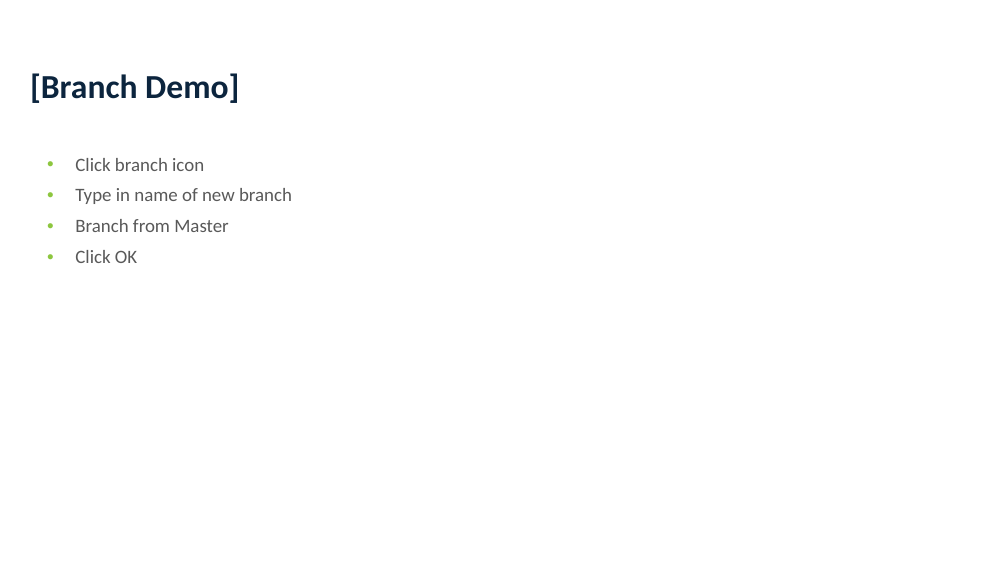
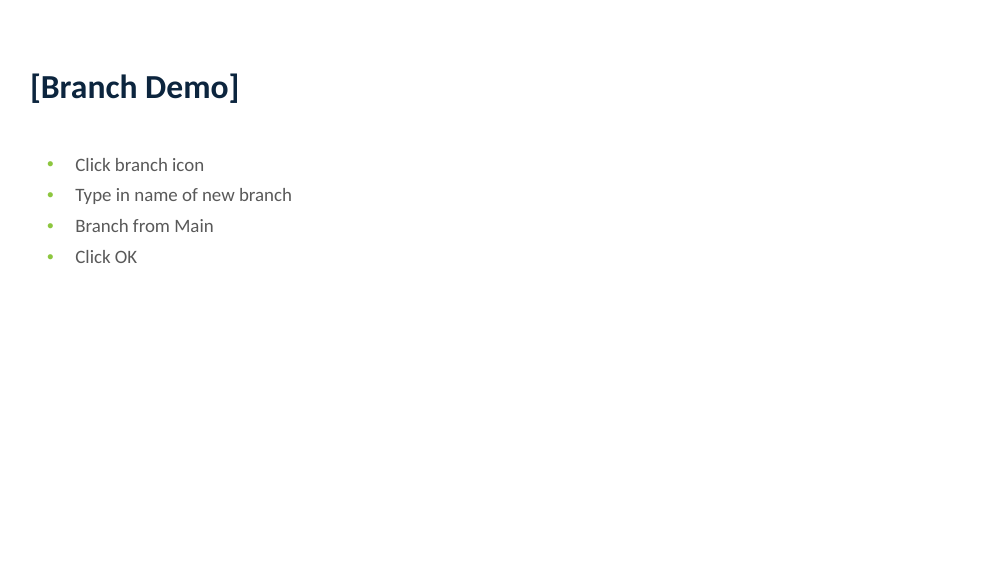
Before and after one commit to LimnoTech/GitHub-Training-SEMIFLD, a slide deck: slide 22 of LTI_GitHub-Training-GLWA-SEMIFLD.pptx. Drawn at 1008x567 pixels with LibreOffice and Linux fonts; fonts in the diff are those of the drawing. Boxes give left, top, right and bottom in pixels: in the first picture for what was removed or moved away, otherwise in the second. Text is boxed around its words. In the diff, an @@ line names an element or a change of style, - is before the commit and + after.

```diff
--- a/LTI_GitHub-Training-GLWA-SEMIFLD.pptx
+++ b/LTI_GitHub-Training-GLWA-SEMIFLD.pptx
@@ text at bbox=[75, 219, 213, 232]: text changed @@
-• Branch from Master
+• Branch from Main
```
Also in this commit, not shown: 1 other slide changed.
